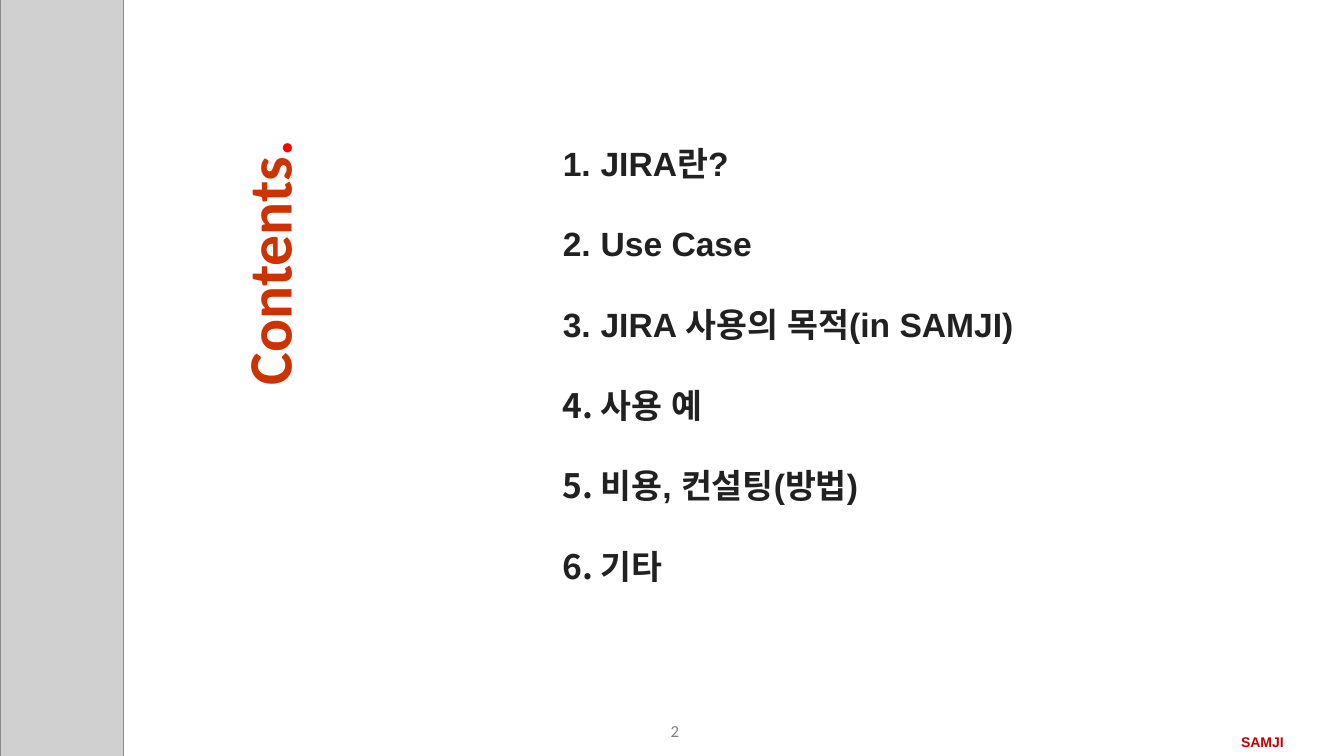
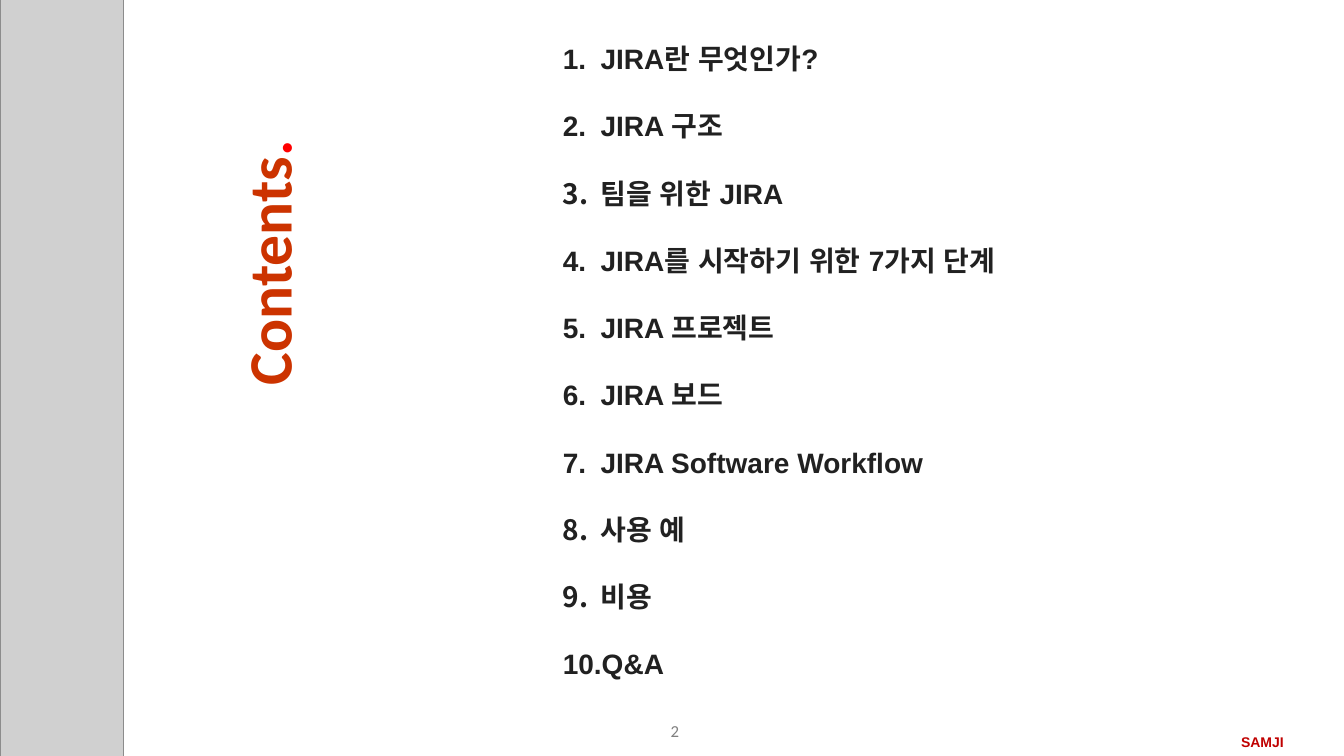
Before and after one commit to SangguKang/doc, a slide deck: slide 2 of Transfer/JIRA.pptx. Drawn at 1344x756 pixels with LibreOffice and Linux fonts; fonts in the diff are those of the drawing; grey boxes stand for pictures; background and template pictures are left out. Boxes give left, top, right and bottom in pixels: in the first picture for what was removed or moved away, otherwise in the second. Text is boxed around its words. In the diff, an @@ line names an element or a change of style, - is before the commit and + after.

```diff
--- a/Transfer/JIRA.pptx
+++ b/Transfer/JIRA.pptx
@@ text "JIRA란 무엇인가?": place and size @@
-text "JIRA란 무엇인가?" at box(601, 149, 1014, 582)
+text "JIRA란 무엇인가?" at box(563, 45, 996, 679)
@@ text at box(601, 45, 996, 474): text changed; size 24 to 20 pt @@
-1. JIRA란?
-2. Use Case
-3. JIRA 사용의 목적(in SAMJI)
+1. JIRA란 무엇인가?
+2. JIRA 구조
+3. 팀을 위한 JIRA
+4. JIRA를 시작하기 위한 7가지 단계
+5. JIRA 프로젝트
+6. JIRA 보드
+7. JIRA Software Workflow
@@ text at box(601, 516, 686, 543): size 24 to 20 pt in "사용 예" @@
@@ text at box(563, 583, 664, 679): text changed; size 24 to 20 pt @@
-5. 비용, 컨설팅(방법)
-6. 기타
+9. 비용
+10. Q&A
```
Also in this commit, not shown: 10 other slides changed, 4 slides added, 18 slides removed, 3 other files.
